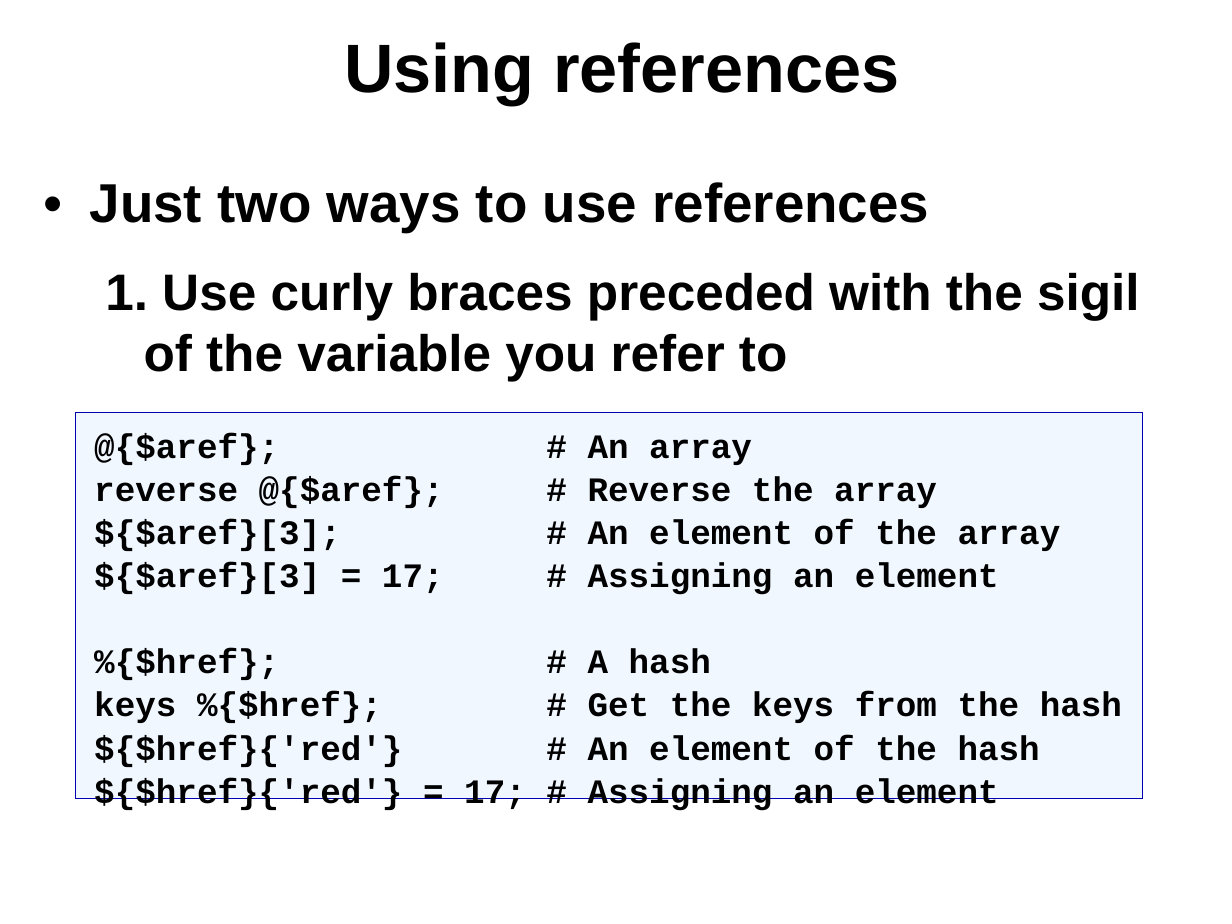
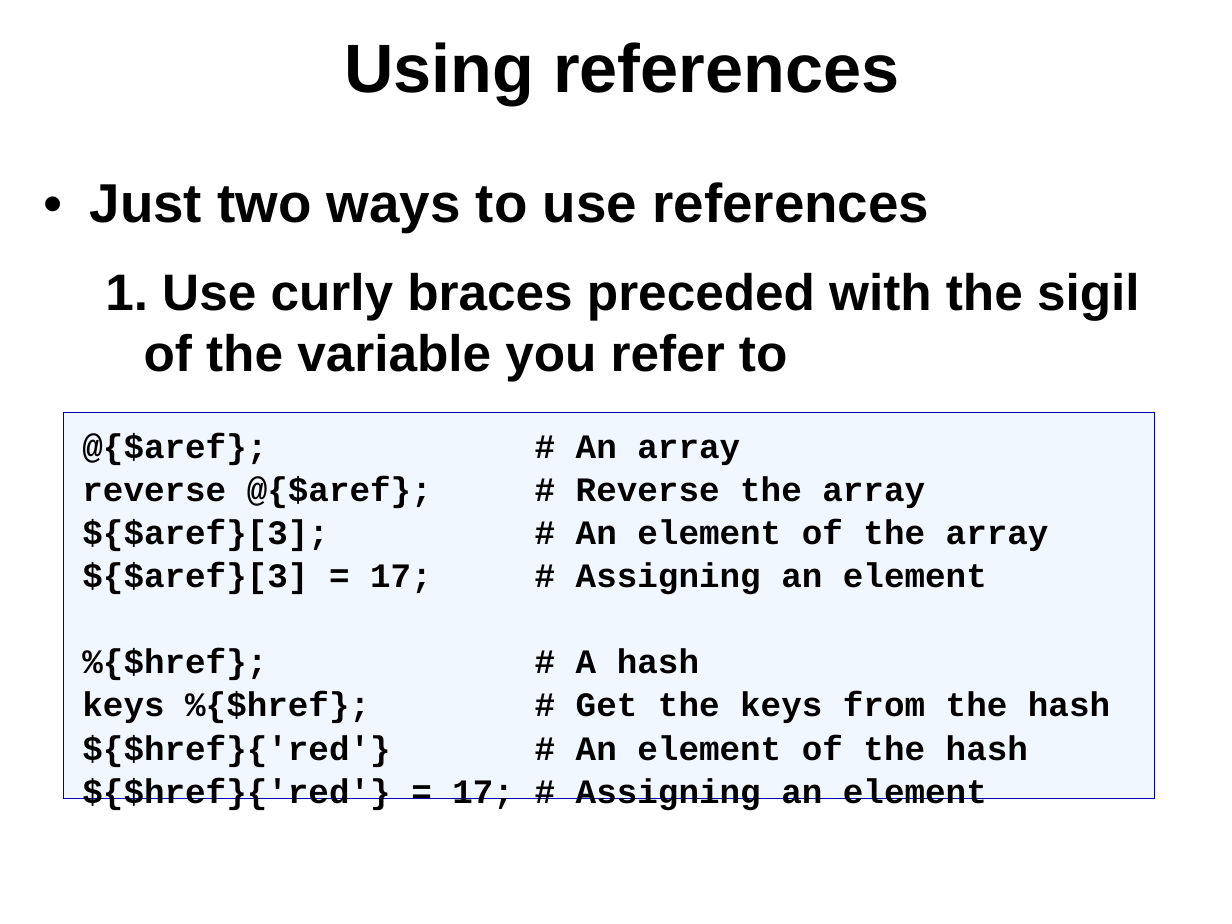
Before and after one commit to kberov/PerlProgrammingCourse, a slide deck: slide 7 of 08_references.odp. Drawn at 1232x924 pixels with LibreOffice and Linux fonts; fonts in the diff are those of the drawing; background and template pictures are left out. Boxes give left, top, right and bottom in pixels: in the first picture for what was removed or moved away, otherwise in the second. Text is boxed around its words. In the diff, an @@ line names an element or a change of style, - is before the commit and + after.

Commit message:
references updated

```diff
--- a/08_references.odp
+++ b/08_references.odp
@@ rectangle "@{$aref}; # An array": place and size @@
-rectangle "@{$aref}; # An array" at [75,413,1143,798]
+rectangle "@{$aref}; # An array" at [63,413,1154,798]
```
Also in this commit, not shown: 7 other slides changed.
